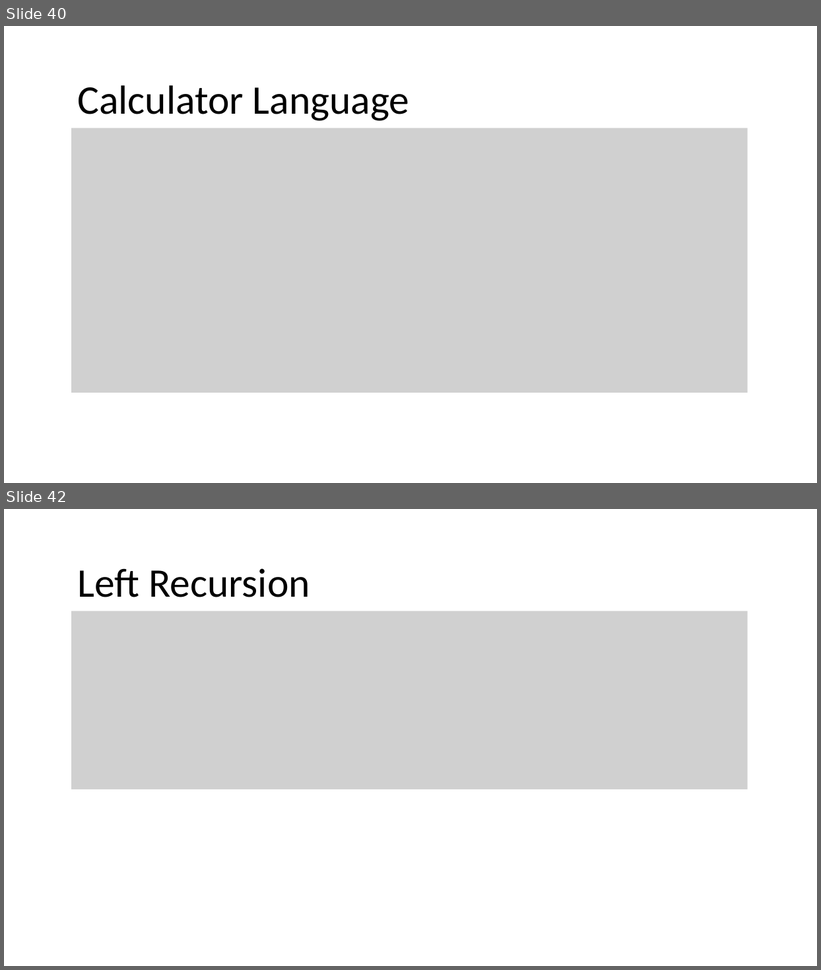
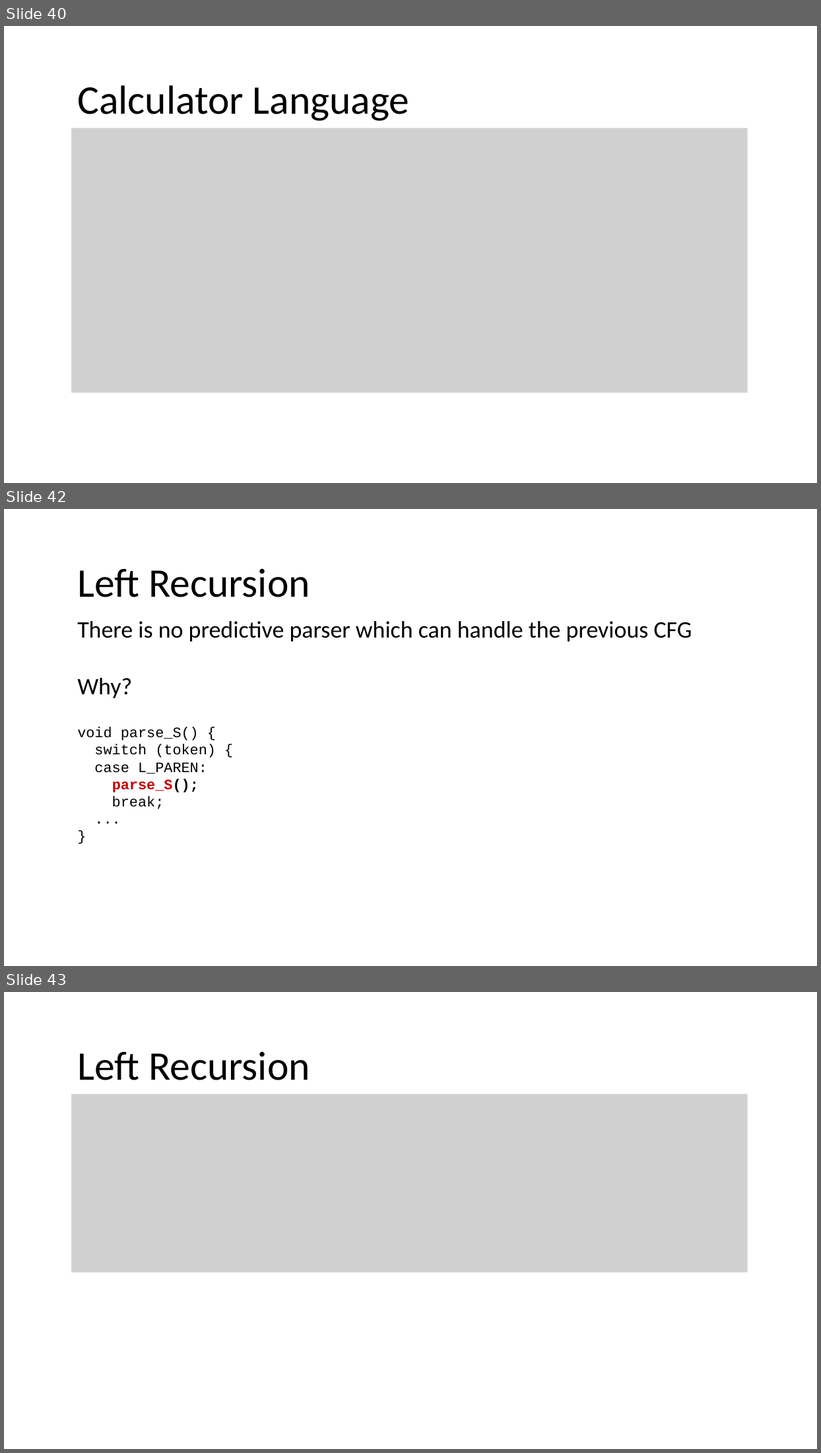
Before and after one commit to nivshani/compilation, a slide deck: slides/top_down_parsing.pptx. Shown one above the other, each under a label of ours: slides 40 and 42 before the commit, slides 40, 42 and 43 after it; the slides between them are not shown. The pictures are 821x970 and 821x1453 pixels, drawn with LibreOffice and Linux fonts; fonts in the diff are those of the drawing; grey boxes stand for pictures. Boxes give left, top, right and bottom in pixels: in the first picture for what was removed or moved away, otherwise in the second. Text is boxed around its words. In the diff, an @@ line names an element or a change of style, - is before the commit and + after.

```diff
--- a/slides/top_down_parsing.pptx
+++ b/slides/top_down_parsing.pptx
@@ slide 42 added at (4,509,817,966), background #FFFFFF @@
@@ text added at (77,568,310,597), 48 pt, text #000000 @@
+Left Recursion
@@ text added at (77,621,692,698), 28 pt, text #000000 @@
+There is no predictive parser which can handle the previous CFG
+Why?
@@ text added at (77,727,216,809), 17 pt, text #000000 @@
+void parse_S() {
+switch (token) {
+case L_PAREN:
+parse_S();
+break;
+...
+}
@@ what was slide 42 is now slide 43 @@
```
Also in this commit, not shown: 1 slide changed, 1 slide removed, 1 other file.
